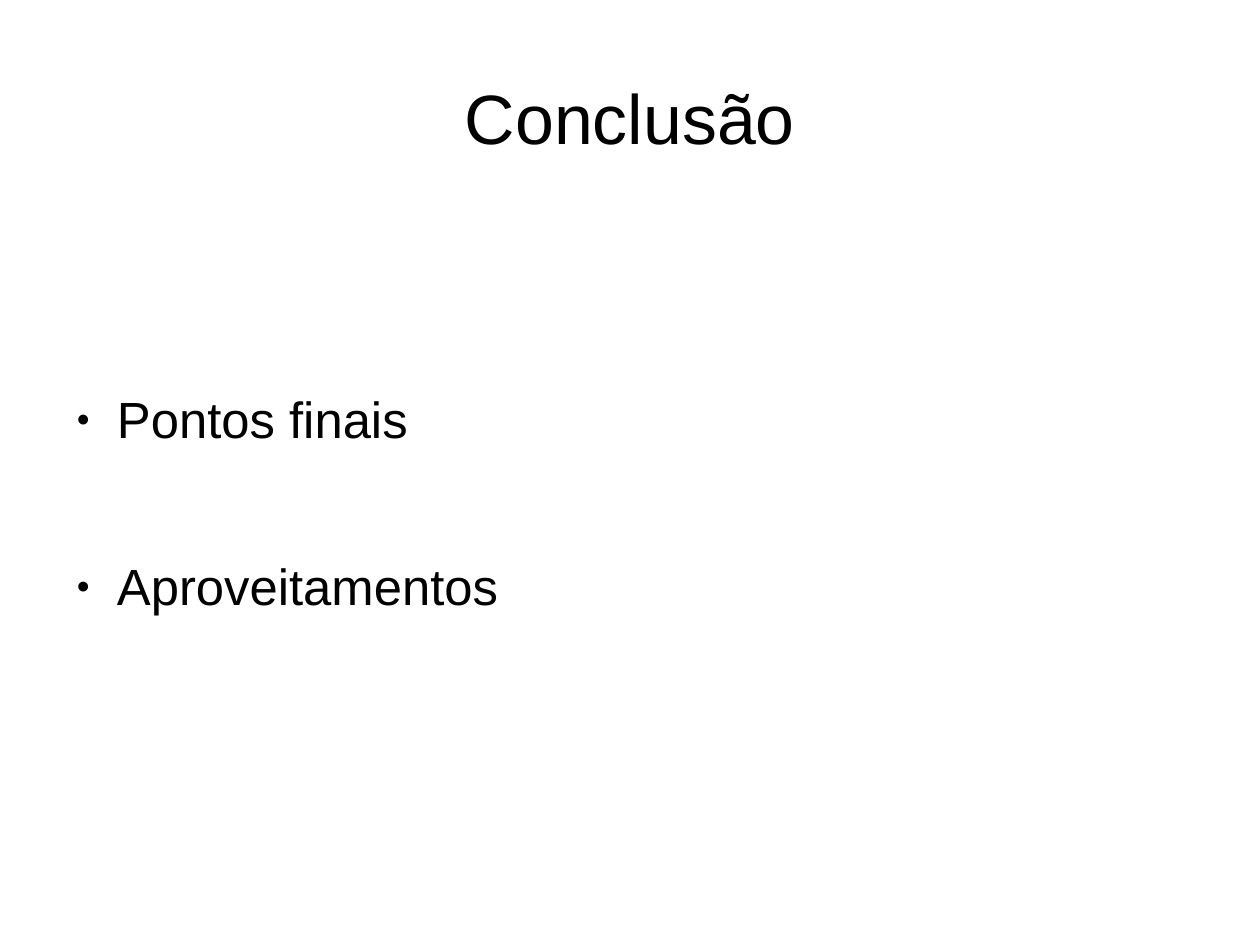
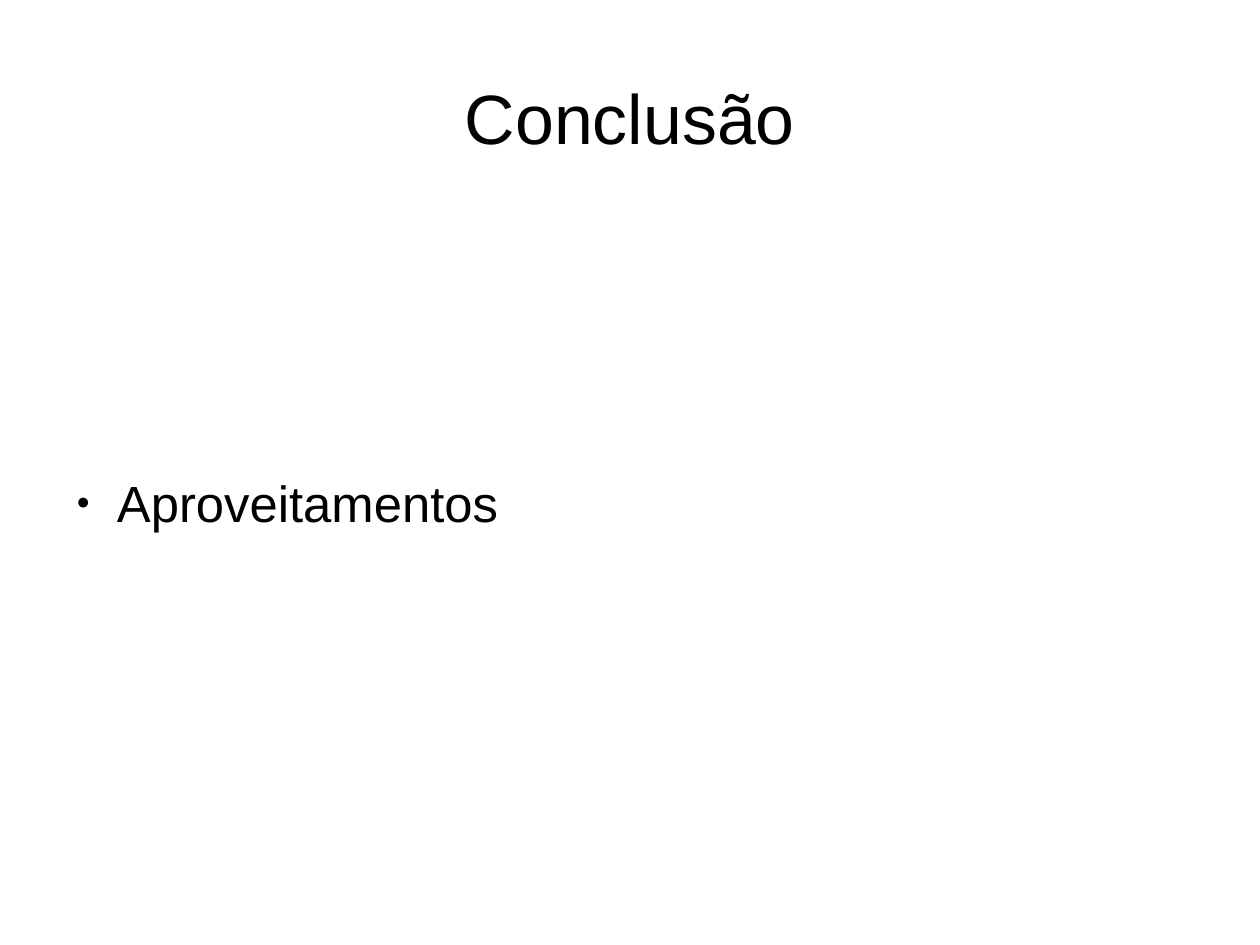
Before and after one commit to ice0lfe/artigos-IPC, a slide deck: slide 5 of T4.odp. Drawn at 1260x945 pixels with LibreOffice and Linux fonts; fonts in the diff are those of the drawing. Boxes give left, top, right and bottom in pixels: in the first picture for what was removed or moved away, otherwise in the second. Text is boxed around its words. In the diff, an @@ line names an element or a change of style, - is before the commit and + after.

Commit message:
commit final para entregar + roteiro da apresentação

```diff
--- a/T4.odp
+++ b/T4.odp
@@ text at box(117, 401, 408, 439): paragraph removed @@
-● Pontos finais
```
Also in this commit, not shown: 6 other files.
